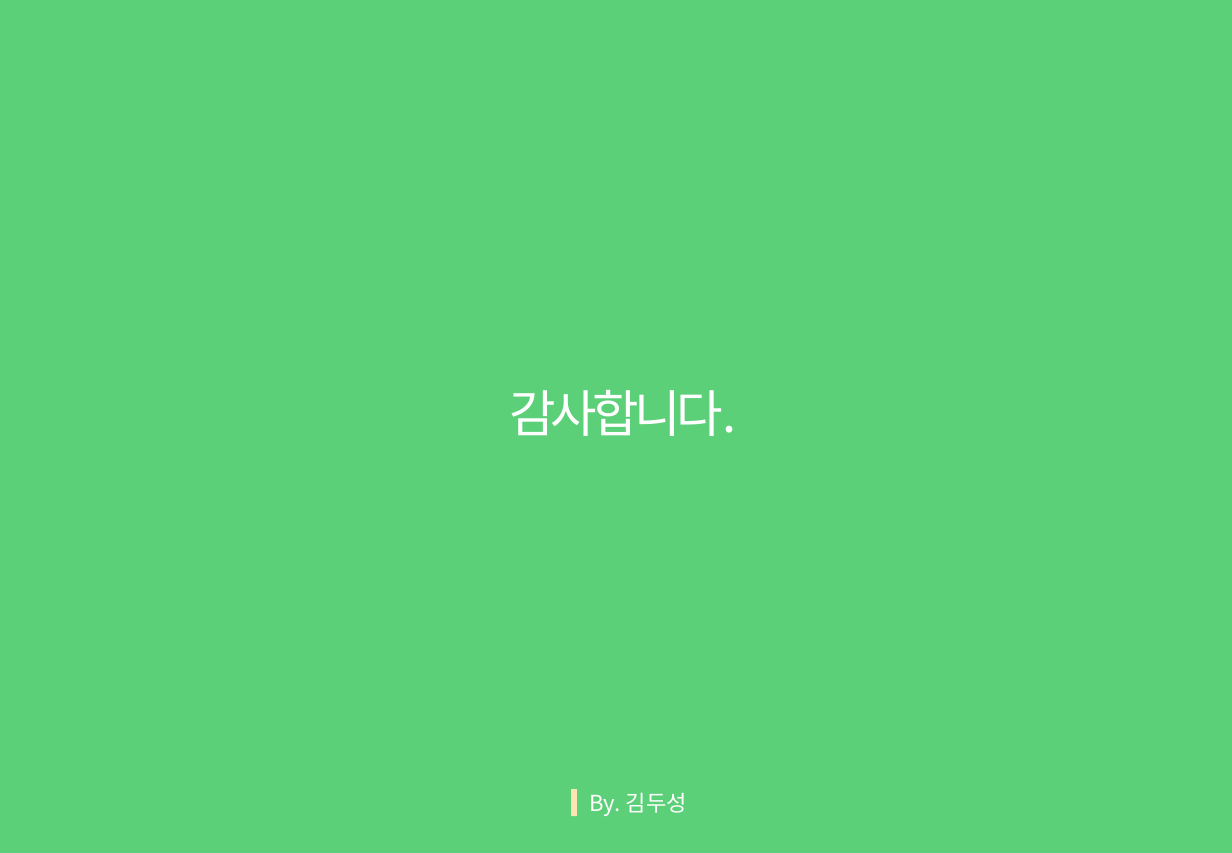
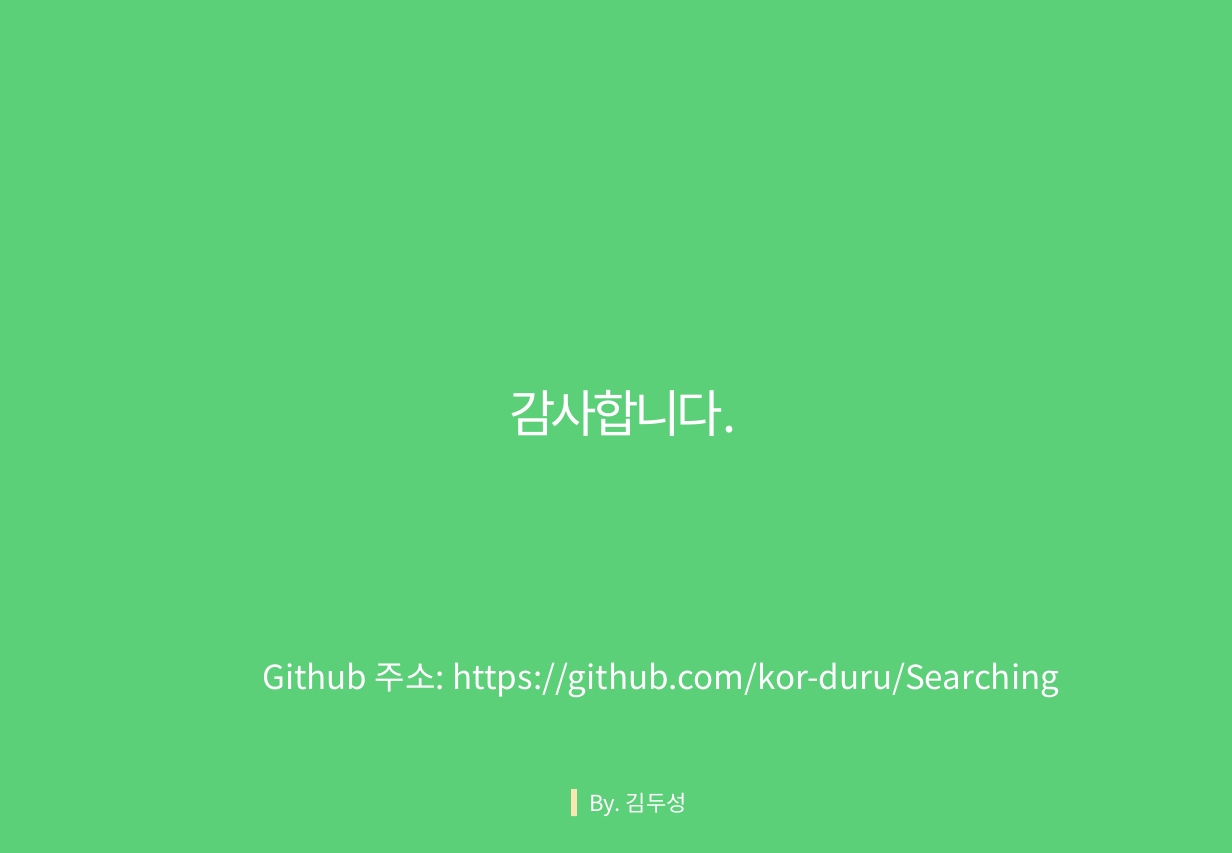
Before and after one commit to kor-duru/Searching, a slide deck: slide 20 of 20174158_final_ppt.pptx. Drawn at 1232x853 pixels with LibreOffice and Linux fonts; fonts in the diff are those of the drawing. Boxes give left, top, right and bottom in pixels: in the first picture for what was removed or moved away, otherwise in the second. Text is boxed around its words. In the diff, an @@ line names an element or a change of style, - is before the commit and + after.

```diff
--- a/20174158_final_ppt.pptx
+++ b/20174158_final_ppt.pptx
@@ text added at box(262, 662, 1060, 698), 21 pt, text #FFFFFF @@
+Github 주소: https://github.com/kor-duru/Searching
```
Also in this commit, not shown: 1 other file.
